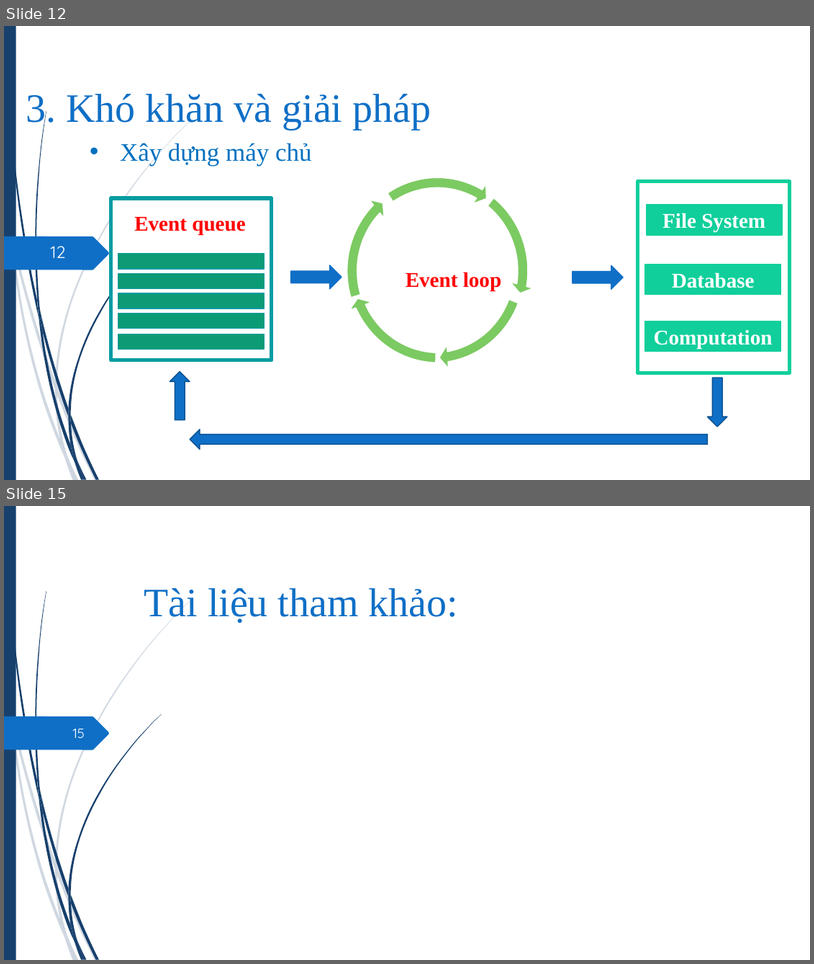
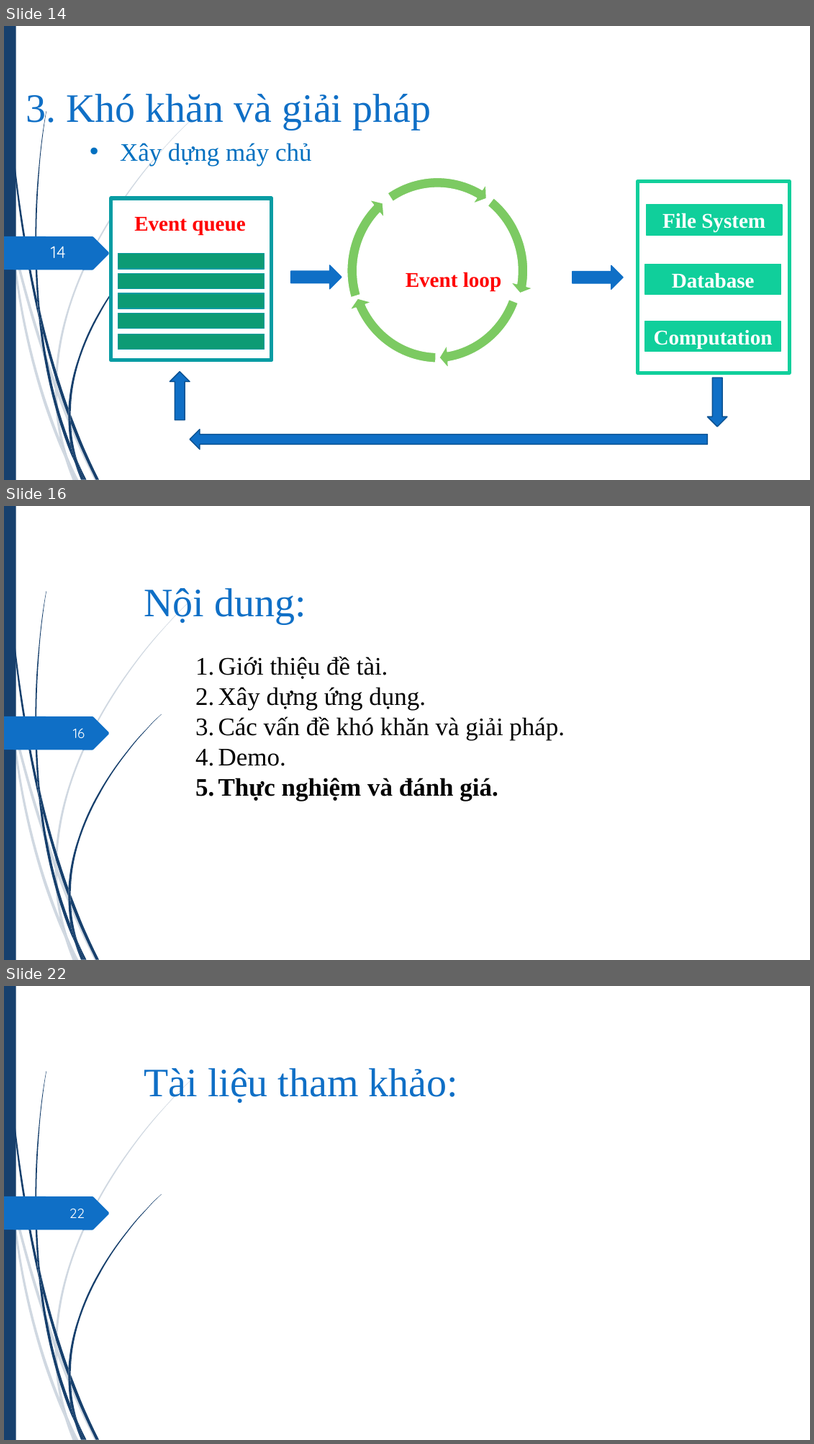
Before and after one commit to hvngoc/Presentation, a slide deck: slide 2.pptx. Shown one above the other, each under a label of ours: slides 12 and 15 before the commit, slides 14, 16 and 22 after it; the slides between them are not shown. The pictures are 814x964 and 814x1444 pixels, drawn with LibreOffice and Linux fonts; fonts in the diff are those of the drawing. Boxes give left, top, right and bottom in pixels: in the first picture for what was removed or moved away, otherwise in the second. Text is boxed around its words. In the diff, an @@ line names an element or a change of style, - is before the commit and + after.

```diff
--- a/slide 2.pptx
+++ b/slide 2.pptx
@@ slide 16 added at (4,506,810,960), background #FFFFFF; not listed: 24 template elements that a slide beside it also shows @@
@@ text added at (144,588,306,624), 48 pt, text #0F6FC6 @@
+Nội dung:
@@ text added at (219,656,565,800), 30 pt, text #000000 @@
+1. Giới thiệu đề tài.
+2. Xây dựng ứng dụng.
+3. Các vấn đề khó khăn và giải pháp.
+4. Demo.
+5. Thực nghiệm và đánh giá.
@@ page number added at (73,728,85,738), 16 pt, text #FEFFFF @@
+16
@@ what was slide 12 is now slide 14 @@
@@ page number at (51,246,66,258): text changed @@
-12
+14
@@ what was slide 15 is now slide 22 @@
@@ page number at (70,1208,85,1218): text changed @@
-15
+22
```
Also in this commit, not shown: 5 slides changed, 6 other slides added.
